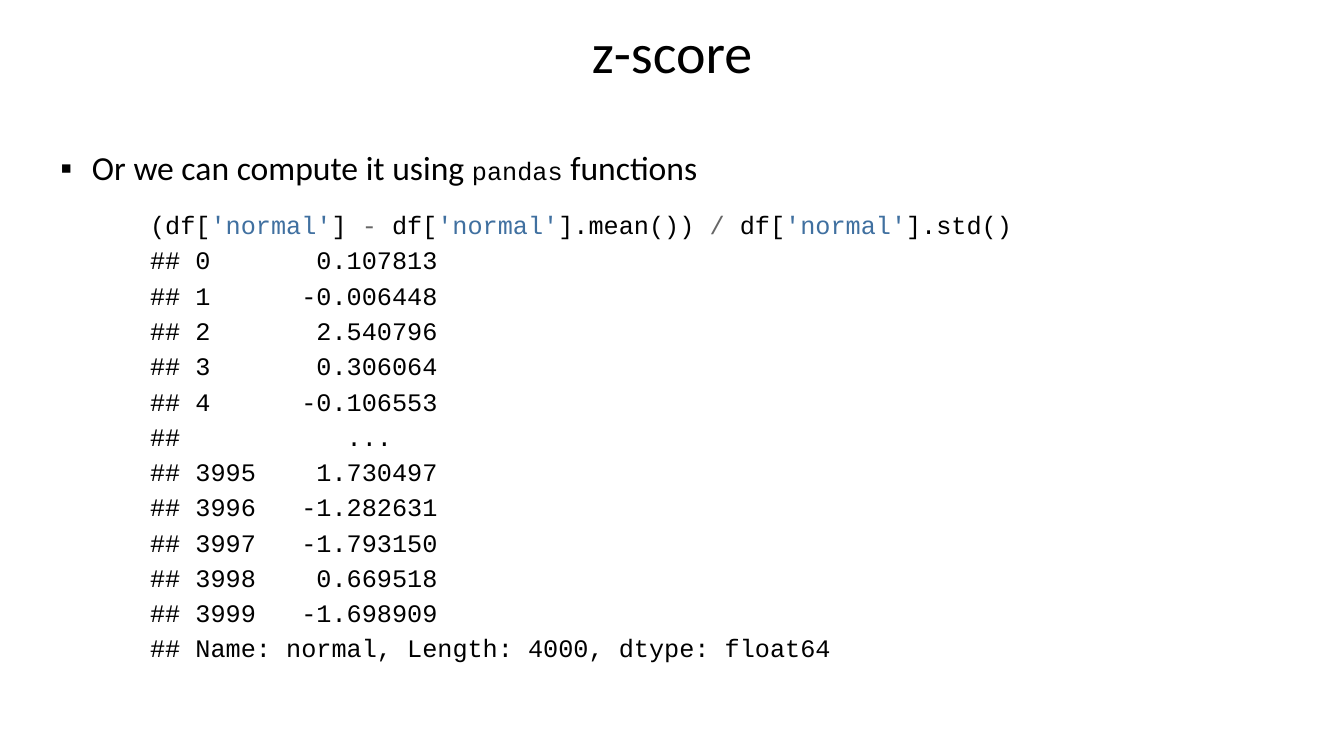
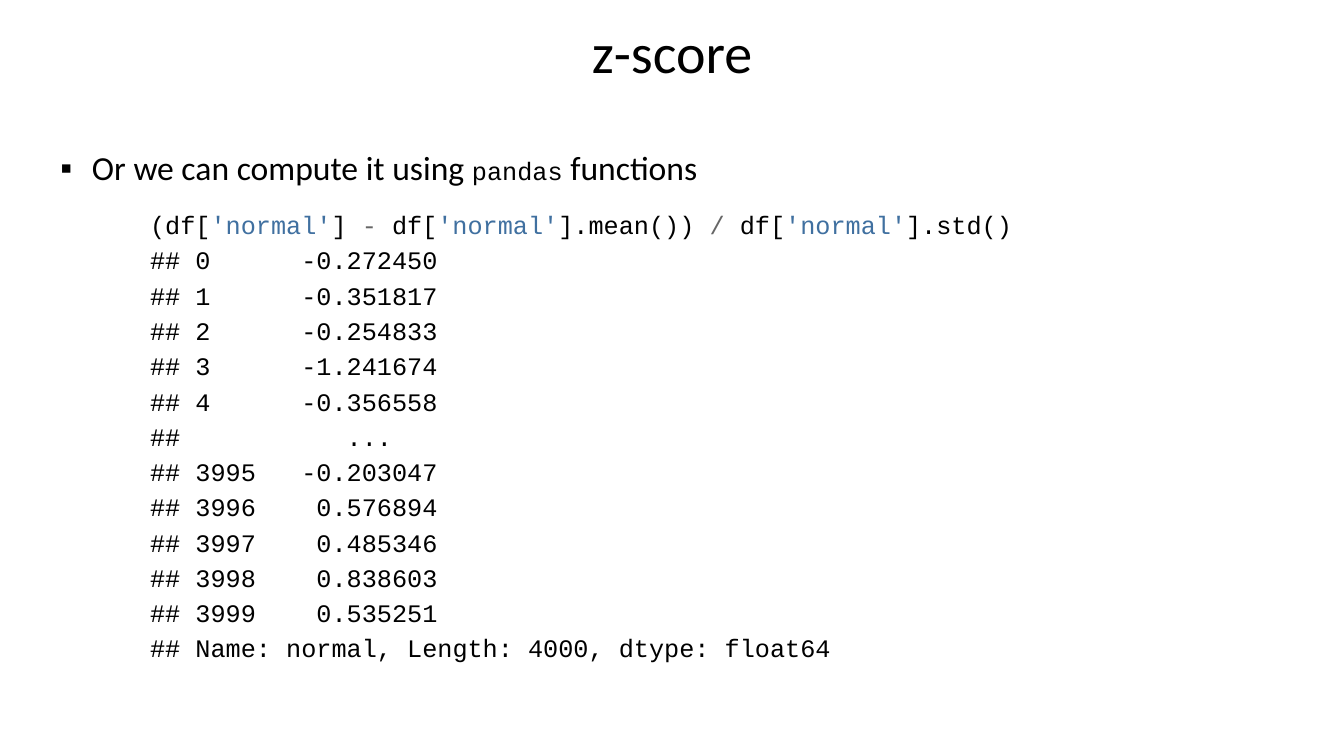
Before and after one commit to python-tutor/DASC500, a slide deck: slide 36 of descriptive_statistics/descriptive_stats.pptx (slide 37 before the commit). Drawn at 1344x756 pixels with LibreOffice and Linux fonts; fonts in the diff are those of the drawing. Boxes give left, top, right and bottom in pixels: in the first picture for what was removed or moved away, otherwise in the second. Text is boxed around its words. In the diff, an @@ line names an element or a change of style, - is before the commit and + after.

```diff
--- a/descriptive_statistics/descriptive_stats.pptx
+++ b/descriptive_statistics/descriptive_stats.pptx
@@ text at box(195, 252, 831, 663): text changed @@
-## 0 0.107813
-## 1 -0.006448
-## 2 2.540796
-## 3 0.306064
-## 4 -0.106553
-## ...
-## 3995 1.730497
-## 3996 -1.282631
-## 3997 -1.793150
-## 3998 0.669518
-## 3999 -1.698909
-## Name: normal, Length: 4000, dtype: float64
+## 0 -0.272450
+## 1 -0.351817
+## 2 -0.254833
+## 3 -1.241674
+## 4 -0.356558
+## ...
+## 3995 -0.203047
+## 3996 0.576894
+## 3997 0.485346
+## 3998 0.838603
+## 3999 0.535251
+## Name: normal, Length: 4000, dtype: float64
```
Also in this commit, not shown: 8 other slides changed, 1 slide removed.
